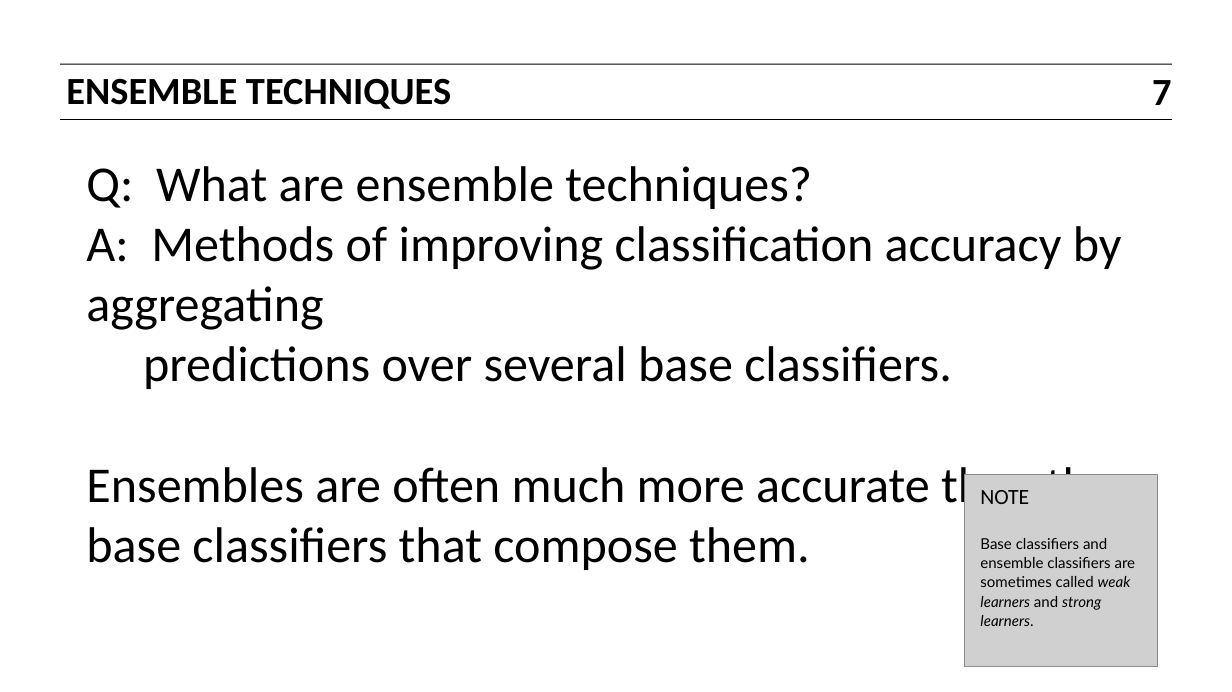
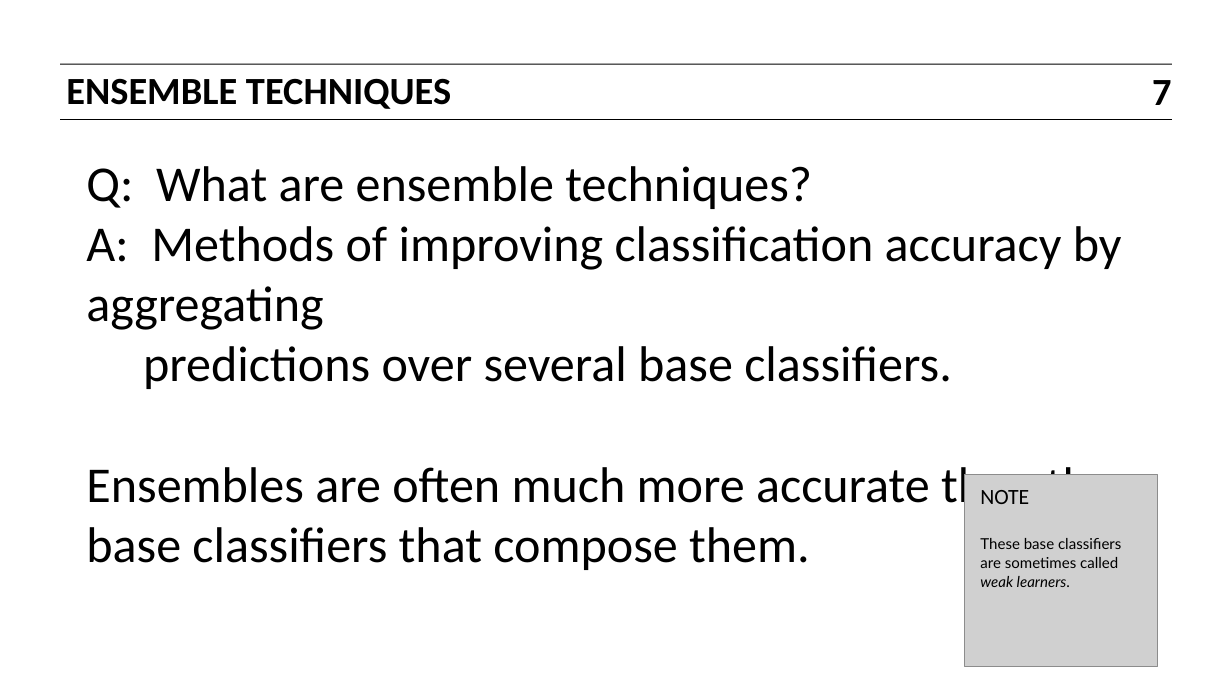
Before and after one commit to ajschumacher/gadsdc, a slide deck: slide 7 of 16-ensemble/slides.pptx. Drawn at 1232x692 pixels with LibreOffice and Linux fonts; fonts in the diff are those of the drawing; grey boxes stand for pictures. Boxes give left, top, right and bottom in pixels: in the first picture for what was removed or moved away, otherwise in the second. Text is boxed around its words. In the diff, an @@ line names an element or a change of style, - is before the commit and + after.

Commit message:
ensemble slides pretty good

```diff
--- a/16-ensemble/slides.pptx
+++ b/16-ensemble/slides.pptx
@@ text at box(980, 538, 1121, 587): text changed @@
-Base classifiers and ensemble classifiers are sometimes called weak learners and strong learners.
+These base classifiers are sometimes called weak learners.
```
Also in this commit, not shown: 2 other slides changed, 2 slides added, 6 slides removed, 1 other file.
